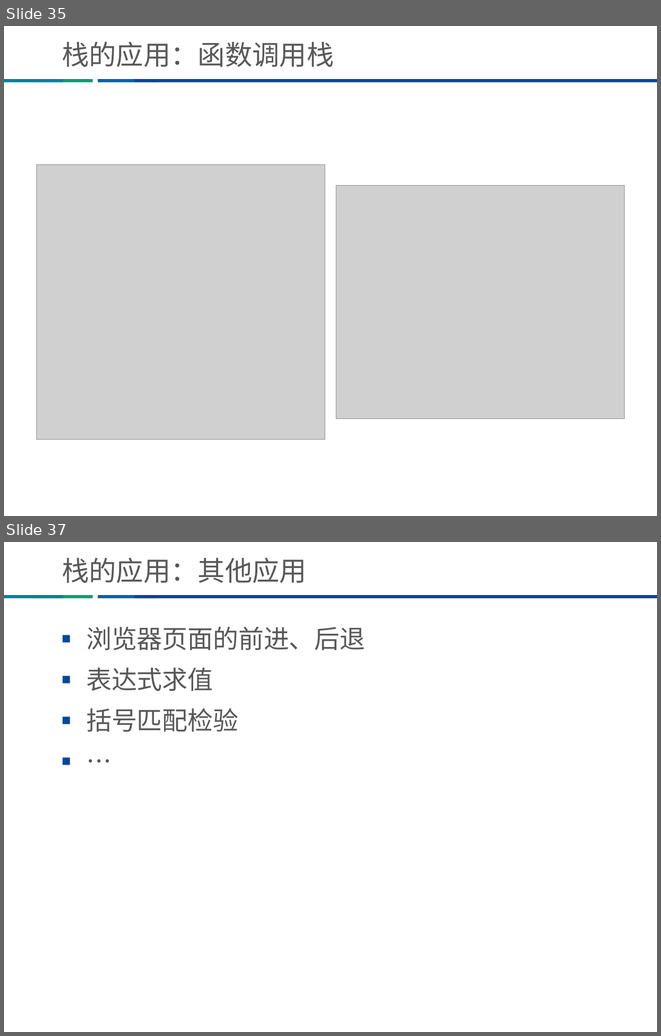
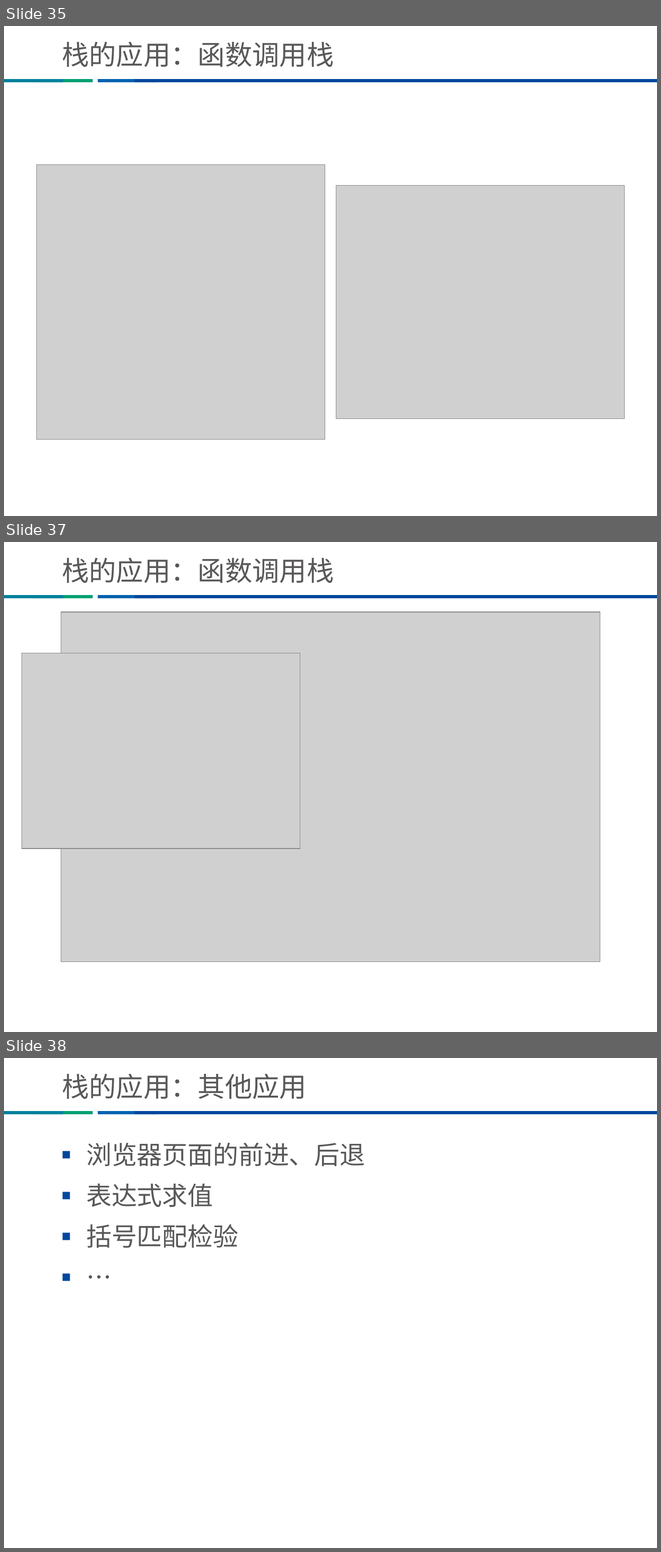
Before and after one commit to Tsaishichung/-, a slide deck: ppt/数据结构与算法分享/数据结构与算法（上）.ppt. Shown one above the other, each under a label of ours: slides 35 and 37 before the commit, slides 35, 37 and 38 after it; the slides between them are not shown. The pictures are 661x1036 and 661x1552 pixels, drawn with LibreOffice and Linux fonts; fonts in the diff are those of the drawing; grey boxes stand for pictures; background and template pictures are left out. Boxes give left, top, right and bottom in pixels: in the first picture for what was removed or moved away, otherwise in the second. Text is boxed around its words. In the diff, an @@ line names an element or a change of style, - is before the commit and + after.

```diff
--- a/ppt/数据结构与算法分享/数据结构与算法（上）.ppt
+++ b/ppt/数据结构与算法分享/数据结构与算法（上）.ppt
@@ slide 37 added at bbox=[4, 542, 657, 1032], background #FFFFFF; not listed: 4 template elements that a slide beside it also shows @@
@@ title added at bbox=[62, 557, 334, 583], 30 pt, text #595757 @@
+栈的应用：函数调用栈
@@ picture added at bbox=[61, 612, 600, 961] @@
@@ picture added at bbox=[21, 653, 300, 848] @@
@@ what was slide 37 is now slide 38 @@
```
Also in this commit, not shown: 3 slides changed, 4 other slides added, 2 other files.
